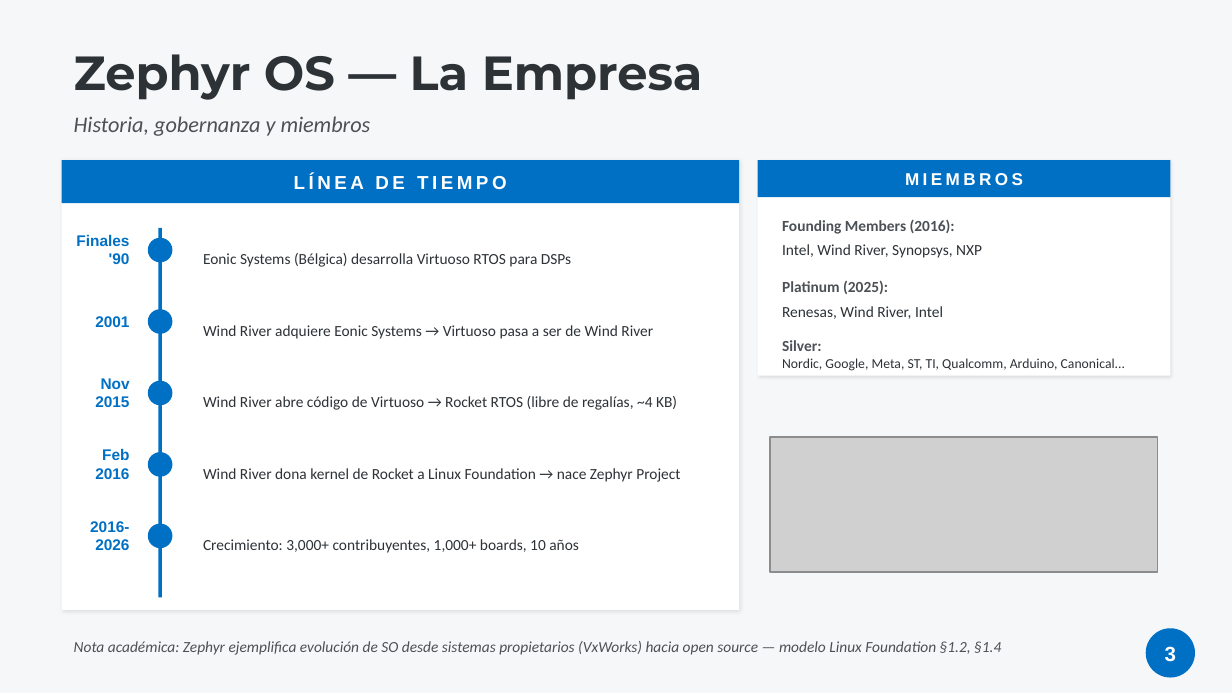
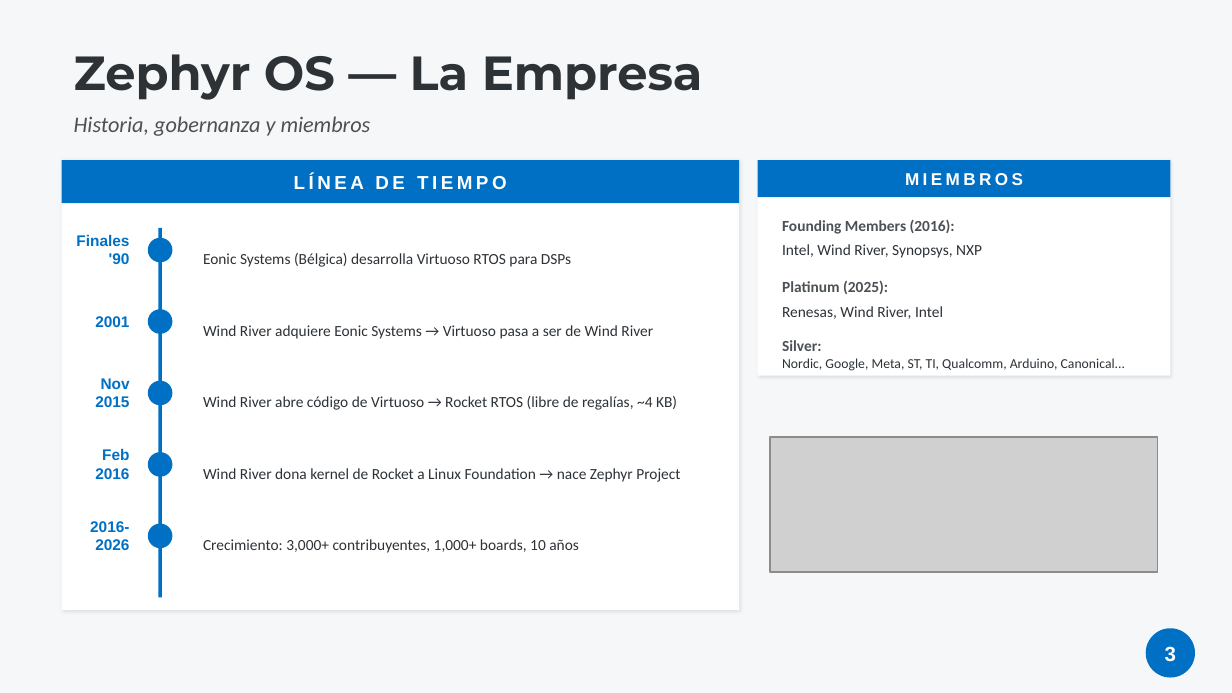
Before and after one commit to LucasIvanCardozo/TP-especial-SO, a slide deck: slide 3 of TP_Especial_Zephyr_MOSIX_v2.pptx. Drawn at 1232x693 pixels with LibreOffice and Linux fonts; fonts in the diff are those of the drawing; grey boxes stand for pictures. Boxes give left, top, right and bottom in pixels: in the first picture for what was removed or moved away, otherwise in the second. Text is boxed around its words. In the diff, an @@ line names an element or a change of style, - is before the commit and + after.

```diff
--- a/TP_Especial_Zephyr_MOSIX_v2.pptx
+++ b/TP_Especial_Zephyr_MOSIX_v2.pptx
@@ text removed at [74,641,1001,655] @@
-Nota académica: Zephyr ejemplifica evolución de SO desde sistemas propietarios (VxWorks) hacia open source — modelo Linux Foundation §1.2, §1.4
```
Also in this commit, not shown: 26 other slides changed, 7 other files.
